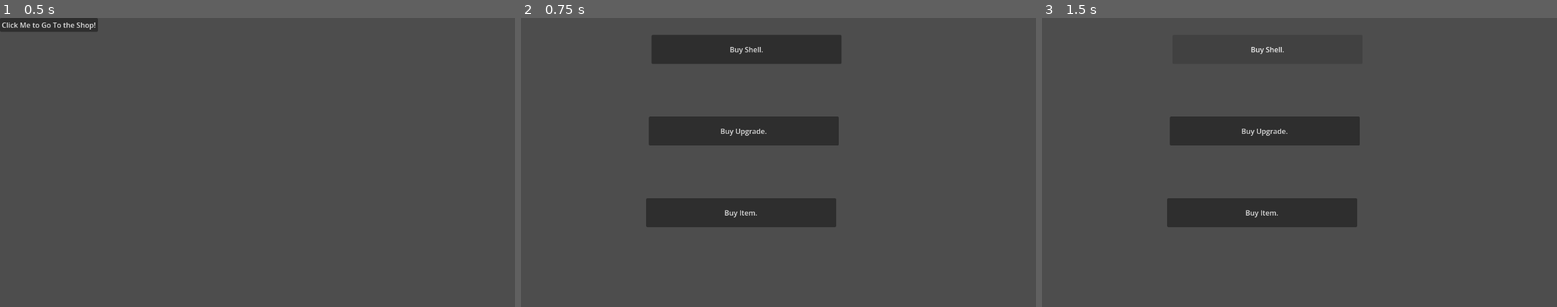
Above: before the commit, frames 1-3 (left to right).
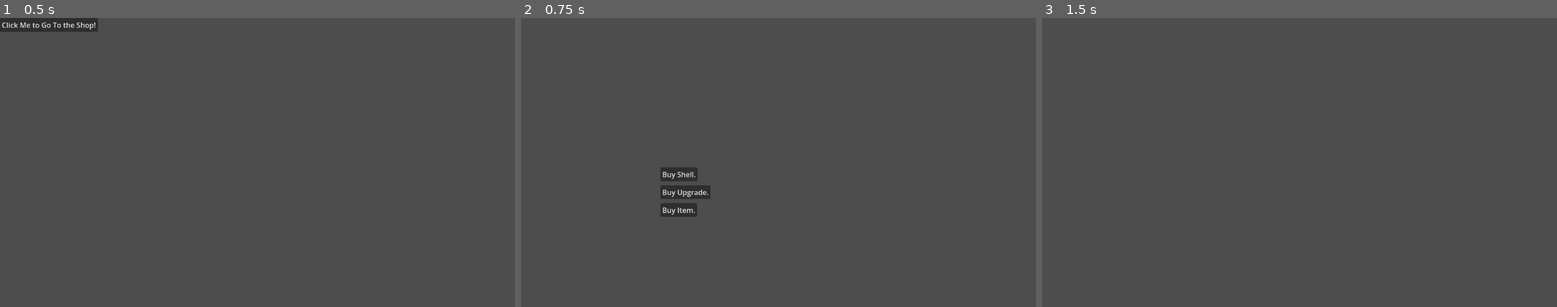
Above: after the commit, the same moments.

Repository: Starry-Nites/comfy-Jam-summer-2026
Game: Godot game, scene res://scenes/main.tscn
Same seed, same stepped clock (60 frames per second), same inputs: the game is played once before the commit and once after it.
Inputs:
- Up to frame 1 (0.5 s): no input
- Up to frame 2 (0.75 s): click "Click Me to Go To the Shop!" at 0.5 s
- Up to frame 3 (1.5 s): click "Buy Shell." at 1.25 s

Frame 1 is identical in both runs. In frame 2, 11% of the frame differs, in the area x 24-63%, y 6-73%; in frame 3, 7.4%.

Commit message:
Menu buttons now switch to their appropriate (empty) shop scenes

Diff:
--- a/scenes/shop.tscn
+++ b/scenes/shop.tscn
@@ -1,24 +1,14 @@
 [gd_scene format=3 uid="uid://bggqdy4f5ucui"]
+
+[ext_resource type="Script" uid="uid://dio3hy6thwshn" path="res://scripts/shop_scripts/shop_buttons.gd" id="1_lx5au"]
 
 [node name="Shop" type="Node2D" unique_id=1187997817]
 
-[node name="buy_shell_button" type="Button" parent="." unique_id=1155118372]
-offset_left = 292.0
-offset_top = 38.0
-offset_right = 717.0
-offset_bottom = 103.0
-text = "Buy Shell."
-
-[node name="buy_upgrade_button" type="Button" parent="." unique_id=1821522315]
-offset_left = 286.0
-offset_top = 221.0
-offset_right = 711.0
-offset_bottom = 286.0
-text = "Buy Upgrade."
-
-[node name="buy_item_button" type="Button" parent="." unique_id=772221536]
-offset_left = 280.0
-offset_top = 404.0
-offset_right = 705.0
-offset_bottom = 469.0
-text = "Buy Item."
+[node name="Control" type="Control" parent="." unique_id=1638246964]
+layout_mode = 3
+anchors_preset = 0
+offset_left = 311.70123
+offset_top = 334.90506
+offset_right = 351.70123
+offset_bottom = 374.90506
+script = ExtResource("1_lx5au")
--- /dev/null
+++ b/scenes/shop_scenes/buy_item_scene.tscn
@@ -0,0 +1,3 @@
+[gd_scene format=3 uid="uid://dshs0mvr3oegg"]
+
+[node name="BuyShellScene" type="Node2D" unique_id=1216904227]
--- /dev/null
+++ b/scenes/shop_scenes/buy_shell_scene.tscn
@@ -0,0 +1,3 @@
+[gd_scene format=3 uid="uid://d3fklivyhr03v"]
+
+[node name="BuyShellScene" type="Node2D" unique_id=1216904227]
--- /dev/null
+++ b/scenes/shop_scenes/buy_upgrade_scene.tscn
@@ -0,0 +1,3 @@
+[gd_scene format=3 uid="uid://b8naq64a5br21"]
+
+[node name="BuyShellScene" type="Node2D" unique_id=1216904227]
--- /dev/null
+++ b/scripts/shop_scripts/shop_buttons.gd
@@ -0,0 +1,39 @@
+extends Node
+
+var shell_button = Button.new()
+var upgrade_button = Button.new()
+var item_button = Button.new()
+# Called when the node enters the scene tree for the first time.
+func _ready() -> void:
+
+	_make_buttons()
+
+	add_child(shell_button)
+	add_child(upgrade_button)
+	add_child(item_button)
+
+	# NOTICE we can clean this up later, but I'm gonna do this for now
+
+	shell_button.pressed.connect(_shop_start.bind("shell_scene"))
+	upgrade_button.pressed.connect(_shop_start.bind("upgrade_scene"))
+	item_button.pressed.connect(_shop_start.bind("item_scene"))
+
+func _shop_start(shop: String):
+	get_tree().change_scene_to_file("res://scenes/shop_scenes/buy_"+shop+".tscn")
+
+func _make_buttons() -> void:
+
+	shell_button.position = Vector2(0, 0)
+	shell_button.text = "Buy Shell."
+
+
+	upgrade_button.position = Vector2(0, 40)
+	upgrade_button.text = "Buy Upgrade."
+
+
+	item_button.position = Vector2(0, 80)
+	item_button.text = "Buy Item."
+
+# Called every frame. 'delta' is the elapsed time since the previous frame.
+func _process(delta: float) -> void:
+	pass
Not shown, added: scripts/shop_scripts/shop_buttons.gd.uid
